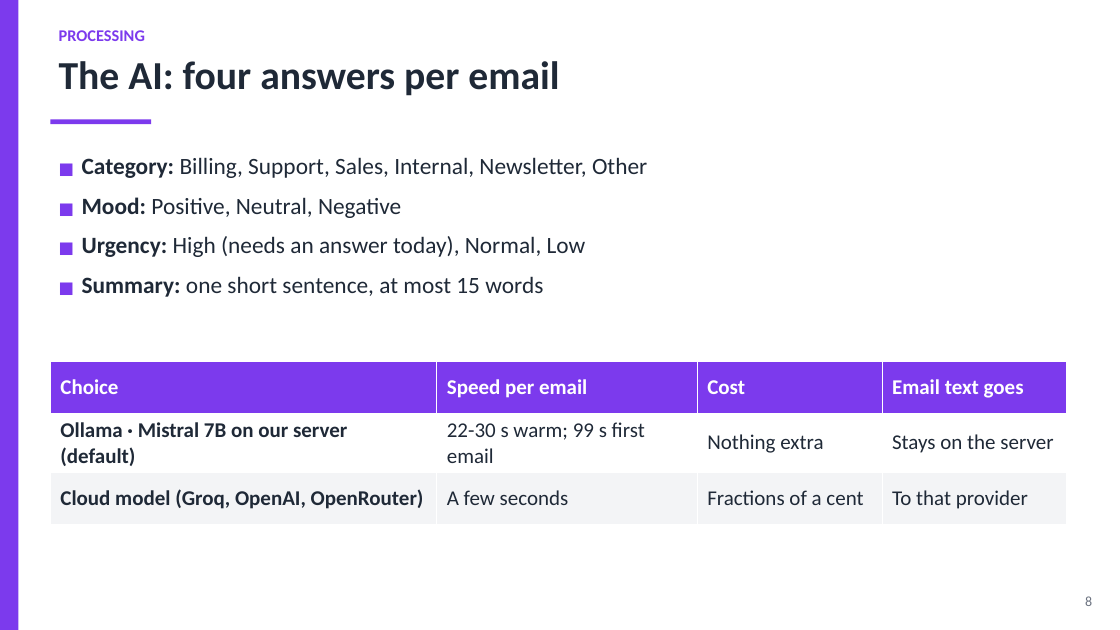
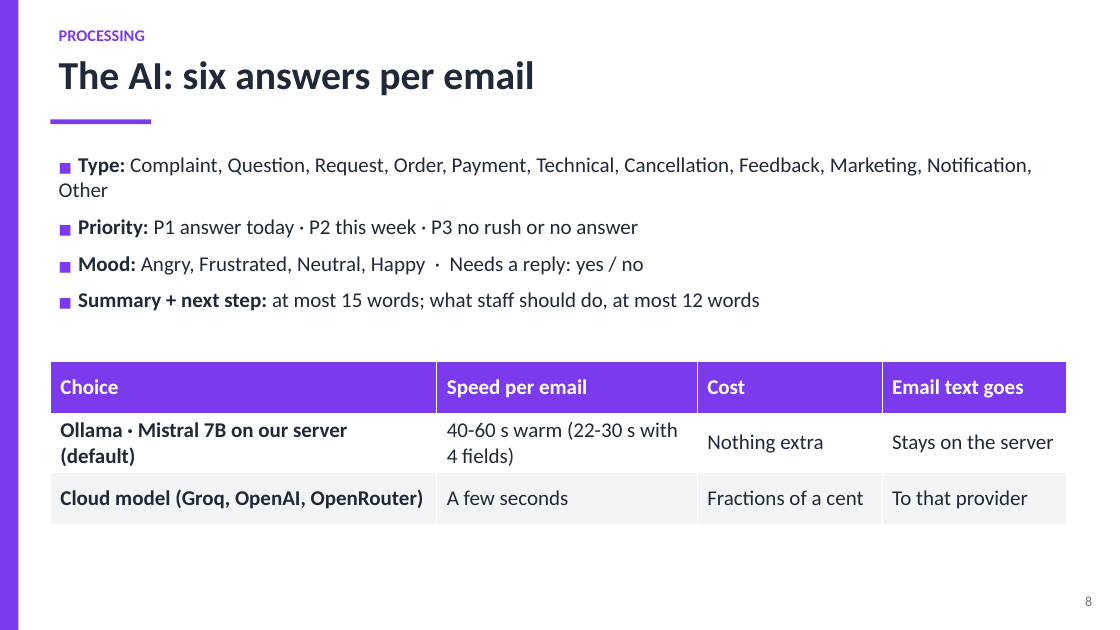
Before and after one commit to Olwethu-Dlamini/mailflow, a slide deck: slide 8 of deck/MailFlow.pptx. Drawn at 1120x630 pixels with LibreOffice and Linux fonts; fonts in the diff are those of the drawing. Boxes give left, top, right and bottom in pixels: in the first picture for what was removed or moved away, otherwise in the second. Text is boxed around its words. In the diff, an @@ line names an element or a change of style, - is before the commit and + after.

Commit message:
Customer-service sorting: type, priority, mood, needs reply, next step; open/waiting/done pages

```diff
--- a/deck/MailFlow.pptx
+++ b/deck/MailFlow.pptx
@@ text at bbox=[59, 61, 534, 96]: text changed @@
-The AI: four answers per email
+The AI: six answers per email
@@ text at bbox=[59, 157, 1032, 311]: text changed; size 20 to 18 pt @@
-■ Category: Billing, Support, Sales, Internal, Newsletter, Other
-■ Mood: Positive, Neutral, Negative
-■ Urgency: High (needs an answer today), Normal, Low
-■ Summary: one short sentence, at most 15 words
+■ Type: Complaint, Question, Request, Order, Payment, Technical, Cancellation, Feedback, Marketing, Notification, Other
+■ Priority: P1 answer today · P2 this week · P3 no rush or no answer
+■ Mood: Angry, Frustrated, Neutral, Happy · Needs a reply: yes / no
+■ Summary + next step: at most 15 words; what staff should do, at most 12 words
@@ table at bbox=[50, 361, 1067, 518] @@
-row 2, column 2: 22-30 s warm; 99 s first email
+row 2, column 2: 40-60 s warm (22-30 s with 4 fields)
```
Also in this commit, not shown: 5 other slides changed, 20 other files.
